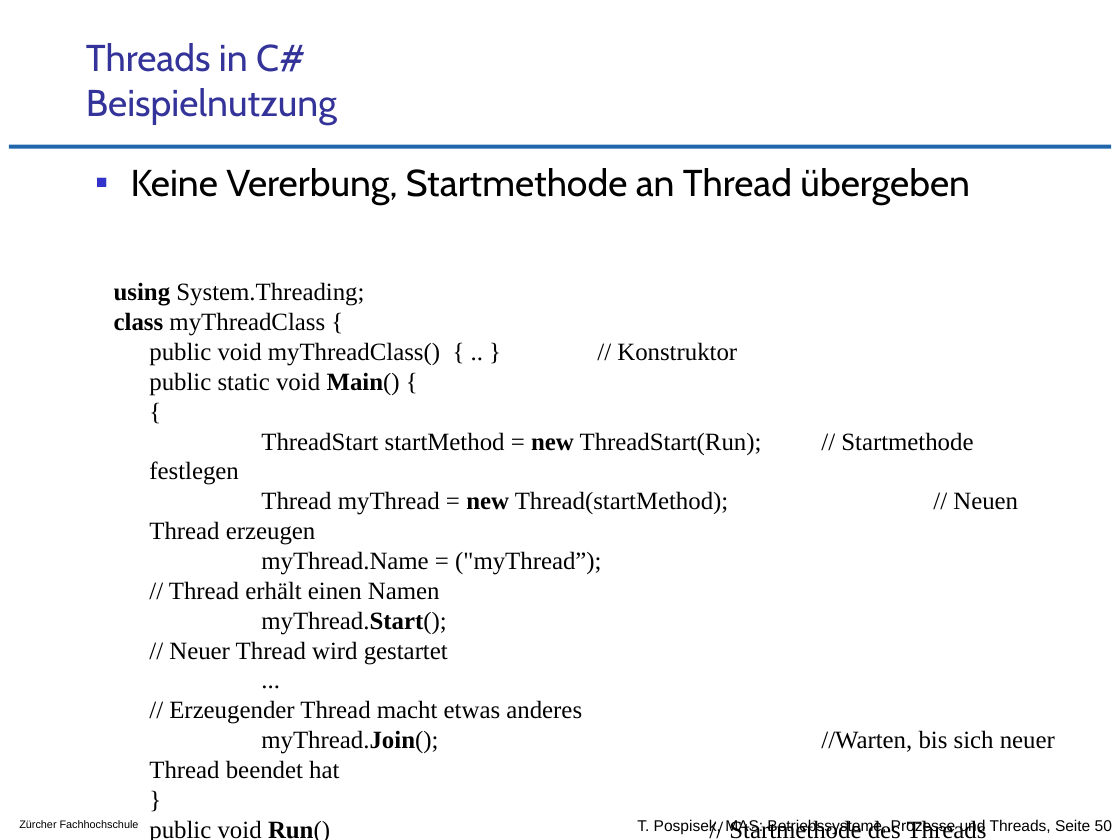
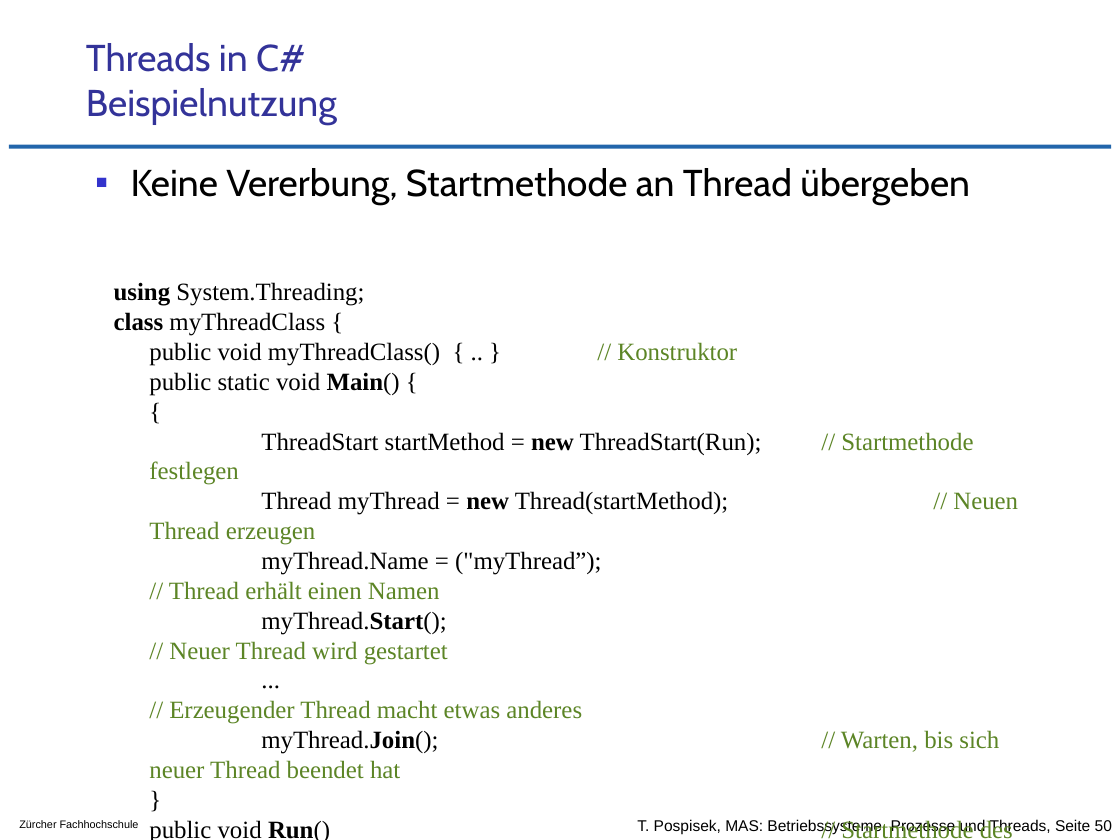
Before and after one commit to tpo/betriebssysteme, a slide deck: slide 50 of 05-2_Prozesse_und_Threads.odp. Drawn at 1120x840 pixels with LibreOffice and Linux fonts; fonts in the diff are those of the drawing; background and template pictures are left out. Boxes give left, top, right and bottom in pixels: in the first picture for what was removed or moved away, otherwise in the second. Text is boxed around its words. In the diff, an @@ line names an element or a change of style, - is before the commit and + after.

```diff
--- a/05-2_Prozesse_und_Threads.odp
+++ b/05-2_Prozesse_und_Threads.odp
@@ text at bbox=[149, 342, 1018, 840]: text colour #000000 to #5C8526 in "// Konstruktor", "// Startmethode festlegen", "// Neuen Thread erzeugen", "// Thread erhält einen Namen" and 4 more places @@
@@ text at bbox=[149, 730, 999, 779]: text changed; text colour #000000 to #5C8526 @@
-myThread.Join(); //Warten, bis sich neuer Thread beendet hat
+myThread.Join(); // Warten, bis sich neuer Thread beendet hat
```
Also in this commit, not shown: 8 other slides changed, 9 other files.
